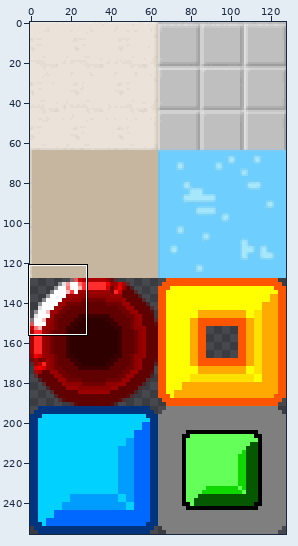
One commit to this sprite sheet: Data/Image/Map/map_div.png. Above, an overview of the earlier version with the close-up marked.
Close-up. First the earlier version:
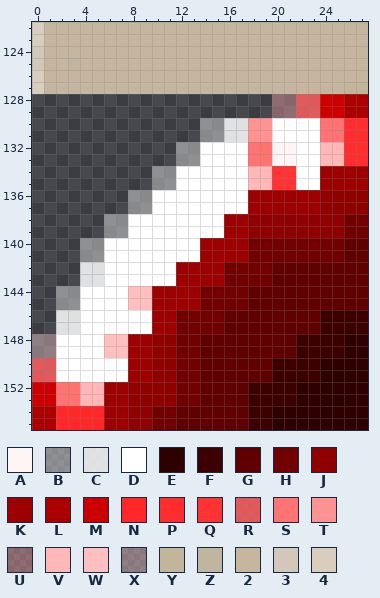
The file is 128x256 pixels. Colours within 5 levels of each other are drawn and written as one. Shown: x 0..27, y 122..155. The commit also changed other parts of the picture, which this record leaves out.
Palette (. is transparent): A #fff5f5  B #ffffff65  C #ffffffd6  D #ffffff  E #2e0000  F #3d0000  G #600000  H #710000  J #8f0000  K #9c0000  L #ac0000  M #cc0000  N #ff2727  P #ff2d2d  Q #ff3333  R #ff5f5fd6  S #ff7373  T #ff9393  U #ffa4a465  V #ffb7b7  W #ffbfbf  X #ffd4d465  Y #c3b599  Z #c0b59f  2 #c6b69f  3 #d3c7ba  4 #d9cdbd
And afterwards:
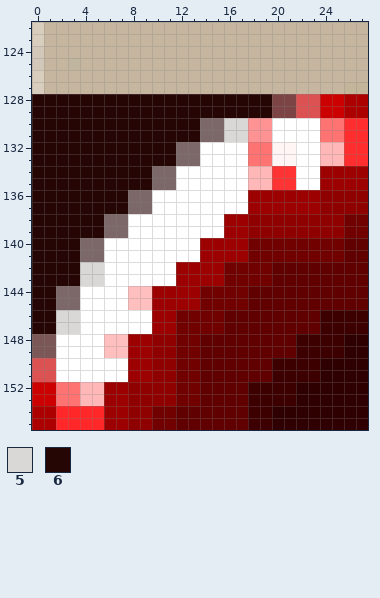
Colours new in this view: 5 #dad8d6  6 #260505
From old to new:
colour B: #ffffff65 -> #7c6868
colour R: #ff5f5fd6 -> #dc5151
colour U: #ffa4a465 -> #7c4444
colour X: #ffd4d465 -> #7c5757
y 128..129: x 0..19 .................... -> 66666666666666666666
y 130..131: x 0..13 .............. -> 66666666666666; x 16..17 CC -> 55
y 132..133: x 0..11 ............ -> 666666666666
y 134..135: x 0..9 .......... -> 6666666666
y 136..137: x 0..7 ........ -> 66666666
y 138..139: x 0..5 ...... -> 666666
y 140..141: x 0..3 .... -> 6666
y 142..143: x 0..5 ....CC -> 666655
y 144..145: x 0..1 .. -> 66
y 146..147: x 0..3 ..CC -> 6655
